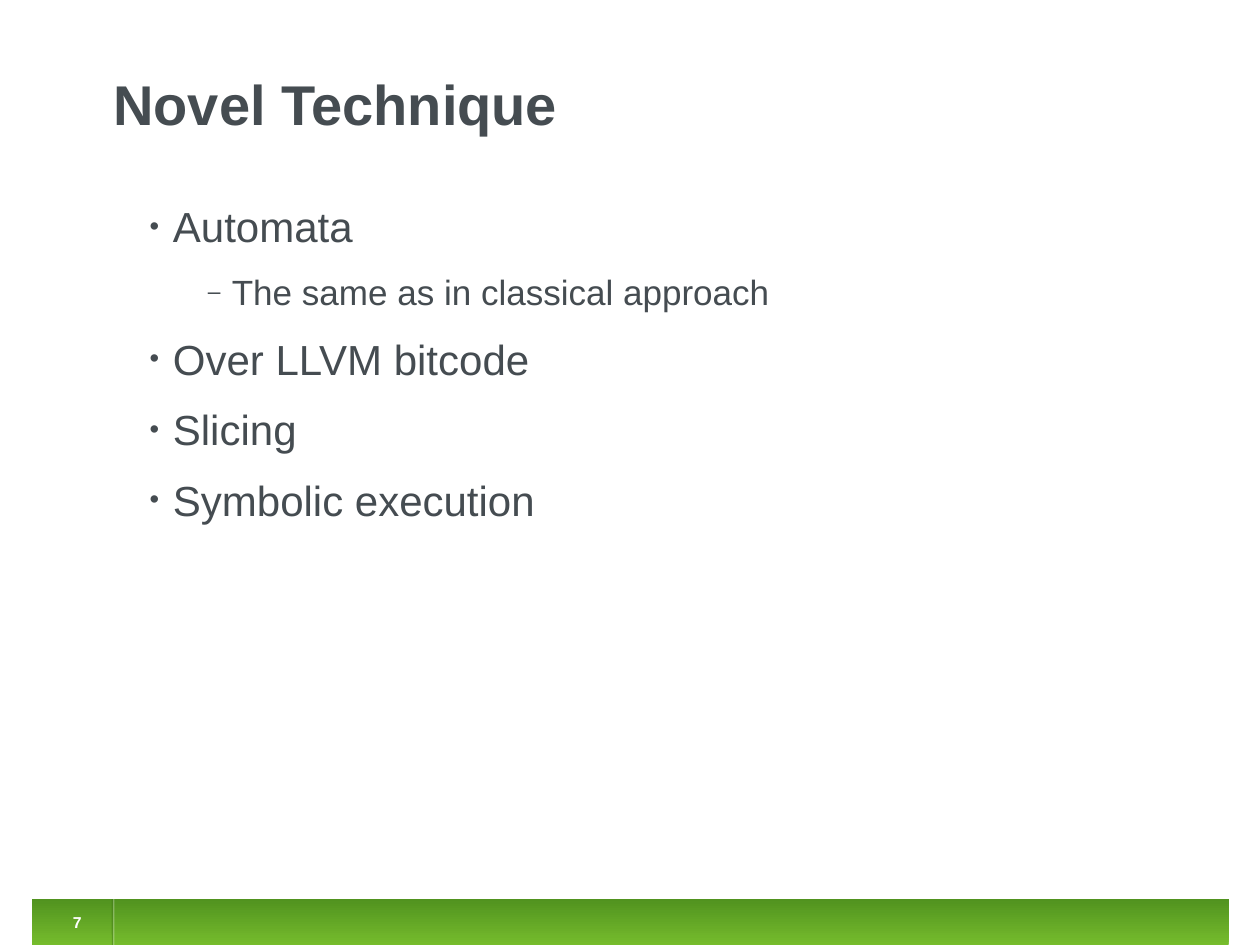
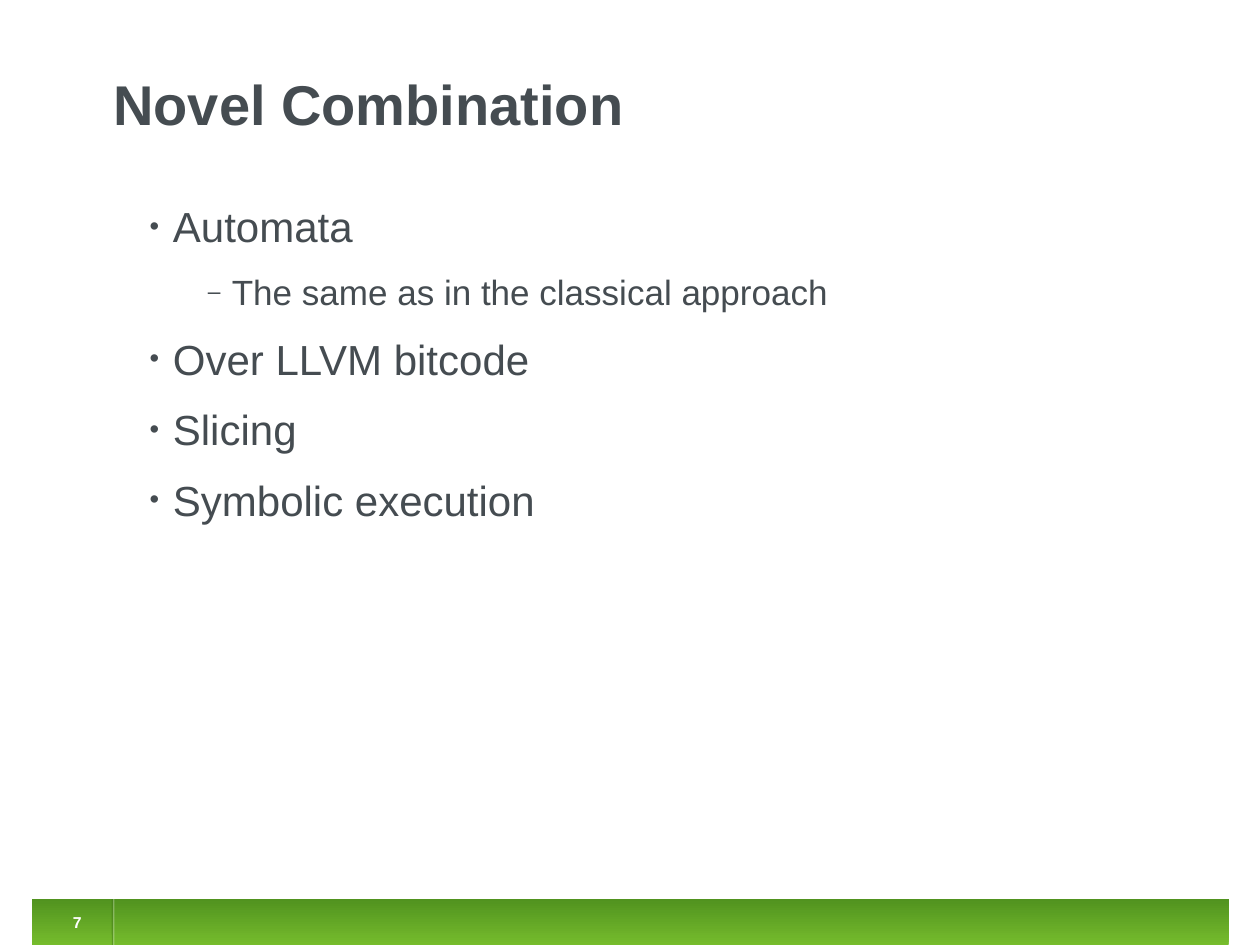
Before and after one commit to jirislaby/writings, a slide deck: slide 7 of presentations/fmics2012.odp. Drawn at 1260x945 pixels with LibreOffice and Linux fonts; fonts in the diff are those of the drawing. Boxes give left, top, right and bottom in pixels: in the first picture for what was removed or moved away, otherwise in the second. Text is boxed around its words. In the diff, an @@ line names an element or a change of style, - is before the commit and + after.

```diff
--- a/presentations/fmics2012.odp
+++ b/presentations/fmics2012.odp
@@ title at (113, 84, 623, 126): text changed @@
-Novel Technique
+Novel Combination
@@ text at (232, 279, 828, 312): text changed @@
-  ‒ The same as in classical approach
+  ‒ The same as in the classical approach
```
Also in this commit, not shown: 5 other slides changed, 1 slide added, 2 slides removed.
